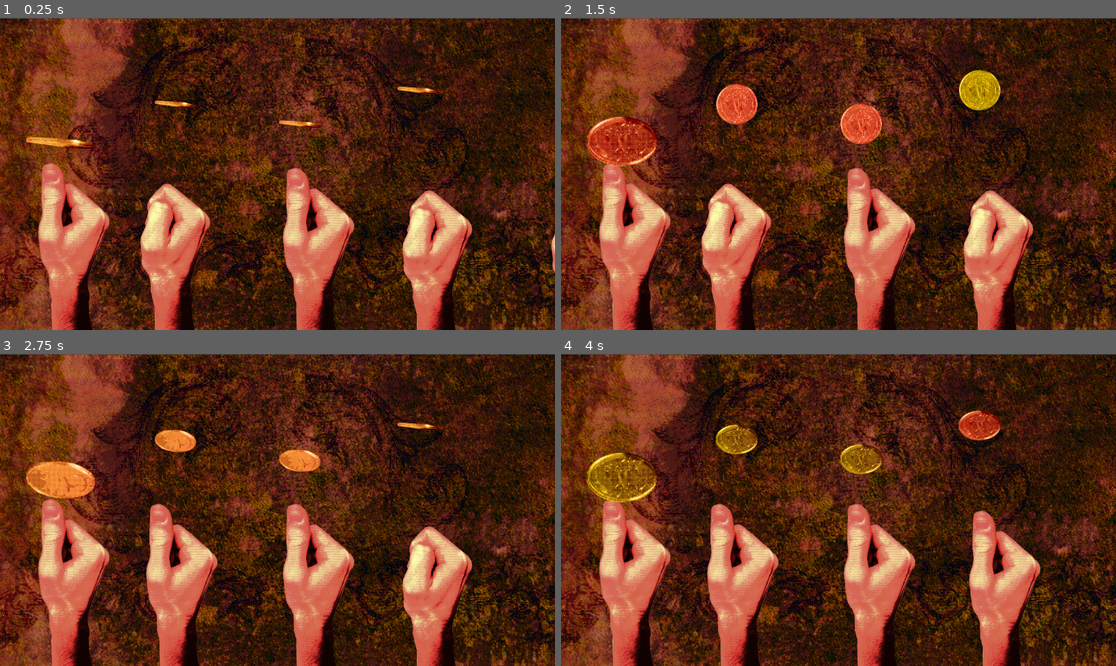
Above: before the commit, frames 1-4 (two rows, left to right).
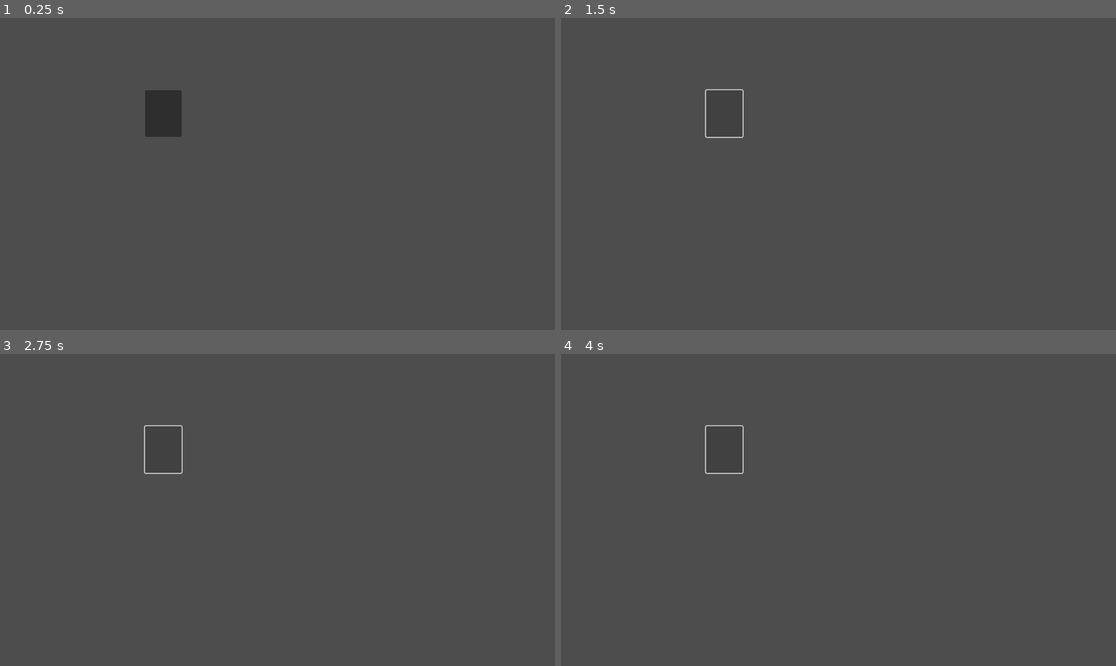
Above: after the commit, the same moments.

Repository: iceknith/ArcadiaJam-3-les3mousquetaires
Game: Godot game, scene res://src/tests/test_visuals.tscn
Two runs of this game, one before a commit and one after it. Both use one fixed random seed, a clock stepped at 60 frames per second and the inputs below. This scene is started directly instead of the project's main scene.
Inputs (mouse positions are in pixels of both pictures, inside the frame that each line leads up to):
- Up to frame 1 (0.25 s): no input
- Up to frame 2 (1.5 s): click (721, 114) at 0.52 s; click (721, 114) at 1.27 s
- Up to frame 3 (2.75 s): click (160, 450) at 2.02 s
- Up to frame 4 (4 s): no input

The runs differ from the first frame. In frame 1, 100% of the frame differs, in the area x 0-100%, y 0-100%; in frame 2, 100%; in frame 3, 100%; in frame 4, 100%.

Commit message:
minor changes

Diff:
--- a/project.godot
+++ b/project.godot
@@ -24,3 +24,7 @@
 [global_group]
 
 coins=""
+
+[gui]
+
+timers/tooltip_delay_sec=0.0
--- a/src/tests/test_visuals.tscn
+++ b/src/tests/test_visuals.tscn
@@ -1,8 +1,9 @@
-[gd_scene load_steps=24 format=3 uid="uid://crqshom2ulnqs"]
+[gd_scene load_steps=27 format=3 uid="uid://crqshom2ulnqs"]
 
 [ext_resource type="Texture2D" uid="uid://o8dy4on3a472" path="res://assets/in-game/table/table2.png" id="1_2enhw"]
 [ext_resource type="Texture2D" uid="uid://co2rfqx5iamwe" path="res://assets/in-game/hands/hands.png" id="2_at4in"]
 [ext_resource type="Texture2D" uid="uid://dvre3bnghdvwf" path="res://assets/in-game/coin/coin.png" id="3_n1cqa"]
+[ext_resource type="FontFile" uid="uid://c6xw0d2miuuod" path="res://assets/menues/sabdion-font/Sabdion-YqgZj.otf" id="4_at4in"]
 
 [sub_resource type="AtlasTexture" id="AtlasTexture_qx6oi"]
 atlas = ExtResource("2_at4in")
@@ -146,14 +147,23 @@
 "speed": 7.5
 }]
 
+[sub_resource type="StyleBoxFlat" id="StyleBoxFlat_at4in"]
+bg_color = Color(0.9740171, 0.36877128, 0.35685748, 1)
+
+[sub_resource type="Theme" id="Theme_n1cqa"]
+TooltipLabel/fonts/font = ExtResource("4_at4in")
+TooltipPanel/styles/panel = SubResource("StyleBoxFlat_at4in")
+
 [node name="TestVisuals" type="Node2D"]
 
 [node name="Sprite2D" type="Sprite2D" parent="."]
+visible = false
 position = Vector2(584, 325)
 scale = Vector2(0.37159738, 0.37159738)
 texture = ExtResource("1_2enhw")
 
 [node name="AnimatedSprite2D" type="AnimatedSprite2D" parent="."]
+visible = false
 position = Vector2(193, 537)
 scale = Vector2(0.5, 0.5)
 sprite_frames = SubResource("SpriteFrames_lwek1")
@@ -161,6 +171,7 @@
 frame_progress = 0.88760954
 
 [node name="AnimatedSprite2D3" type="AnimatedSprite2D" parent="."]
+visible = false
 position = Vector2(417, 547)
 scale = Vector2(0.5, 0.5)
 sprite_frames = SubResource("SpriteFrames_lwek1")
@@ -168,6 +179,7 @@
 frame_progress = 0.2899409
 
 [node name="AnimatedSprite2D4" type="AnimatedSprite2D" parent="."]
+visible = false
 position = Vector2(701, 547)
 scale = Vector2(0.5, 0.5)
 sprite_frames = SubResource("SpriteFrames_lwek1")
@@ -175,6 +187,7 @@
 frame_progress = 0.99590385
 
 [node name="AnimatedSprite2D5" type="AnimatedSprite2D" parent="."]
+visible = false
 position = Vector2(961, 561)
 scale = Vector2(0.5, 0.5)
 sprite_frames = SubResource("SpriteFrames_lwek1")
@@ -182,6 +195,7 @@
 frame_progress = 0.08832129
 
 [node name="AnimatedSprite2D6" type="AnimatedSprite2D" parent="."]
+visible = false
 position = Vector2(1270, 555)
 scale = Vector2(0.5, 0.5)
 sprite_frames = SubResource("SpriteFrames_lwek1")
@@ -189,6 +203,7 @@
 frame_progress = 0.6409282
 
 [node name="AnimatedSprite2D2" type="AnimatedSprite2D" parent="."]
+visible = false
 position = Vector2(127, 259)
 scale = Vector2(1.25, 1.25)
 sprite_frames = SubResource("SpriteFrames_taijl")
@@ -197,6 +212,7 @@
 flip_v = true
 
 [node name="AnimatedSprite2D7" type="AnimatedSprite2D" parent="."]
+visible = false
 position = Vector2(365, 179)
 scale = Vector2(0.75, 0.75)
 sprite_frames = SubResource("SpriteFrames_taijl")
@@ -205,6 +221,7 @@
 flip_v = true
 
 [node name="AnimatedSprite2D8" type="AnimatedSprite2D" parent="."]
+visible = false
 position = Vector2(623, 220.00002)
 scale = Vector2(0.75, 0.75)
 sprite_frames = SubResource("SpriteFrames_taijl")
@@ -213,6 +230,7 @@
 flip_v = true
 
 [node name="AnimatedSprite2D9" type="AnimatedSprite2D" parent="."]
+visible = false
 position = Vector2(869, 150.00002)
 scale = Vector2(0.75, 0.75)
 sprite_frames = SubResource("SpriteFrames_taijl")
@@ -220,3 +238,16 @@
 frame = 6
 frame_progress = 0.25112116
 flip_v = true
+
+[node name="Button" type="Button" parent="."]
+offset_left = 301.0
+offset_top = 150.0
+offset_right = 377.0
+offset_bottom = 247.0
+tooltip_text = "qliuhileusbfskjevksiuvhls
+sefliushfuisbrv
+seiushvrpdurbvmdv
+sevùmisjrvpodnvd
+"
+tooltip_auto_translate_mode = 2
+theme = SubResource("Theme_n1cqa")
Binary file added: assets/in-game/bgs/elements/bg.png
Not shown, added: assets/in-game/bgs/elements/bg.png.import
Binary file added: assets/in-game/bgs/elements/journal.png
Not shown, added: assets/in-game/bgs/elements/journal.png.import
Binary file added: assets/in-game/bgs/elements/merchant.png
Not shown, added: assets/in-game/bgs/elements/merchant.png.import
Binary file added: assets/in-game/bgs/elements/playRoundOutline.png
Not shown, added: assets/in-game/bgs/elements/playRoundOutline.png.import
Binary file added: assets/in-game/bgs/elements/table.png
Not shown, added: assets/in-game/bgs/elements/table.png.import
Binary file added: assets/in-game/organs/feet/feet.png
Not shown, added: assets/in-game/organs/feet/feet.png.import
(and 7 more such lines)
